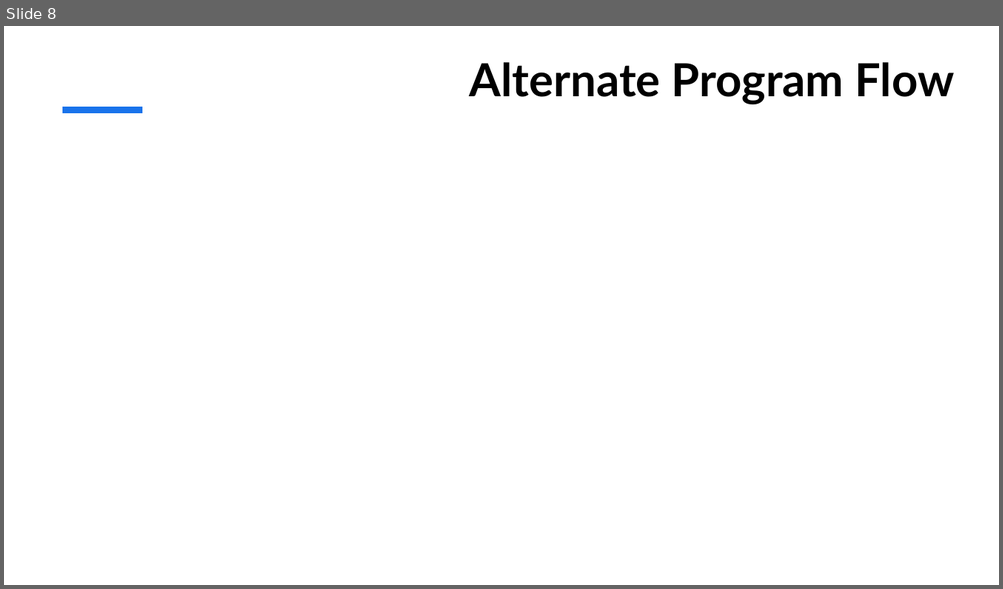
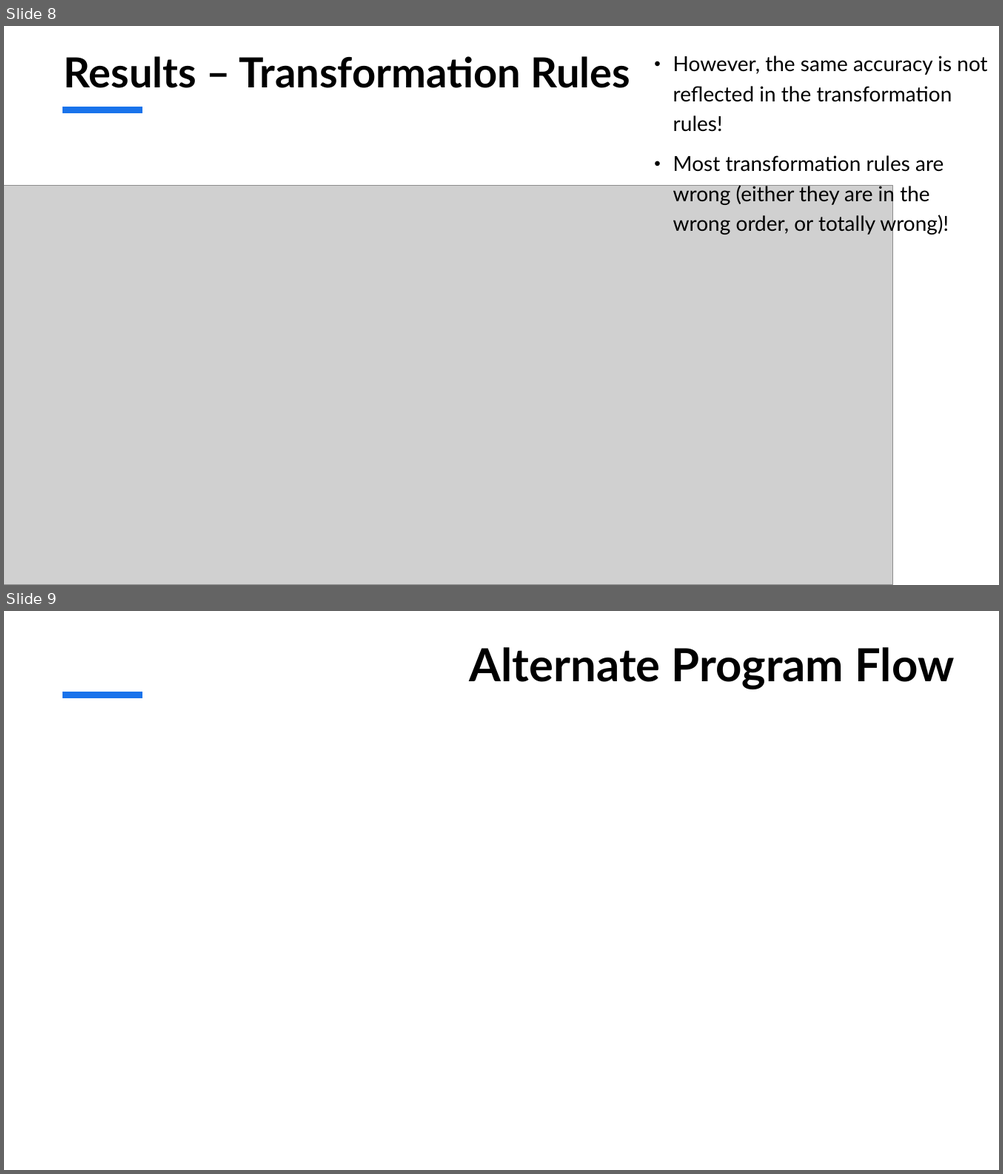
Before and after one commit to suhaskamath2712/E0261_P11, a slide deck: reports/Tiwari_Kamath_Final.pptx. Shown one above the other, each under a label of ours: slide 8 before the commit, slides 8 and 9 after it. The pictures are 1003x589 and 1003x1174 pixels, drawn with LibreOffice and Linux fonts; fonts in the diff are those of the drawing; grey boxes stand for pictures; background and template pictures are left out. Boxes give left, top, right and bottom in pixels: in the first picture for what was removed or moved away, otherwise in the second. Text is boxed around its words. In the diff, an @@ line names an element or a change of style, - is before the commit and + after.

```diff
--- a/reports/Tiwari_Kamath_Final.pptx
+++ b/reports/Tiwari_Kamath_Final.pptx
@@ slide 8 added at [4,26,999,585], background #FFFFFF; not listed: 1 template element that a slide beside it also shows @@
@@ title added at [64,56,630,88], 40 pt, text #000000, bold @@
+Results – Transformation Rules
@@ text added at [673,56,987,235], 20 pt, text #000000 @@
+• However, the same accuracy is not reflected in the transformation rules!
+• Most transformation rules are wrong (either they are in the wrong order, or totally wrong)!
@@ picture added at [4,186,893,585] @@
@@ what was slide 8 is now slide 9 @@
```
Also in this commit, not shown: 2 slides changed, 2 other slides added, 2 slides removed, 7 other files.
